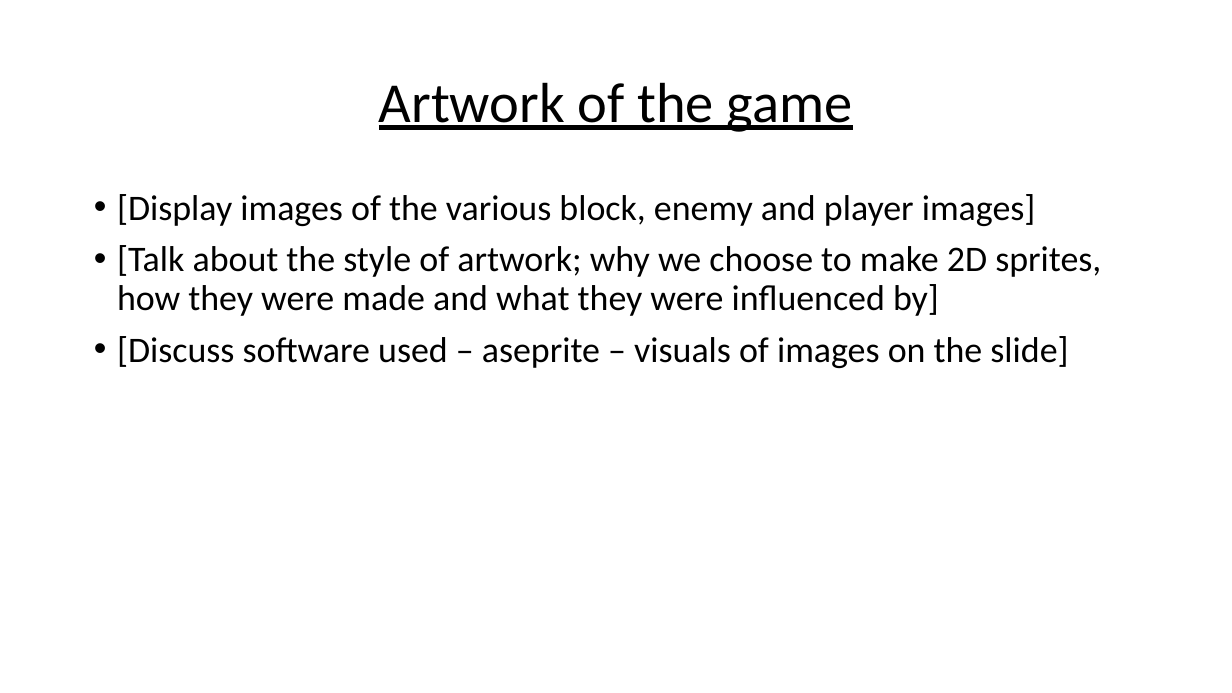
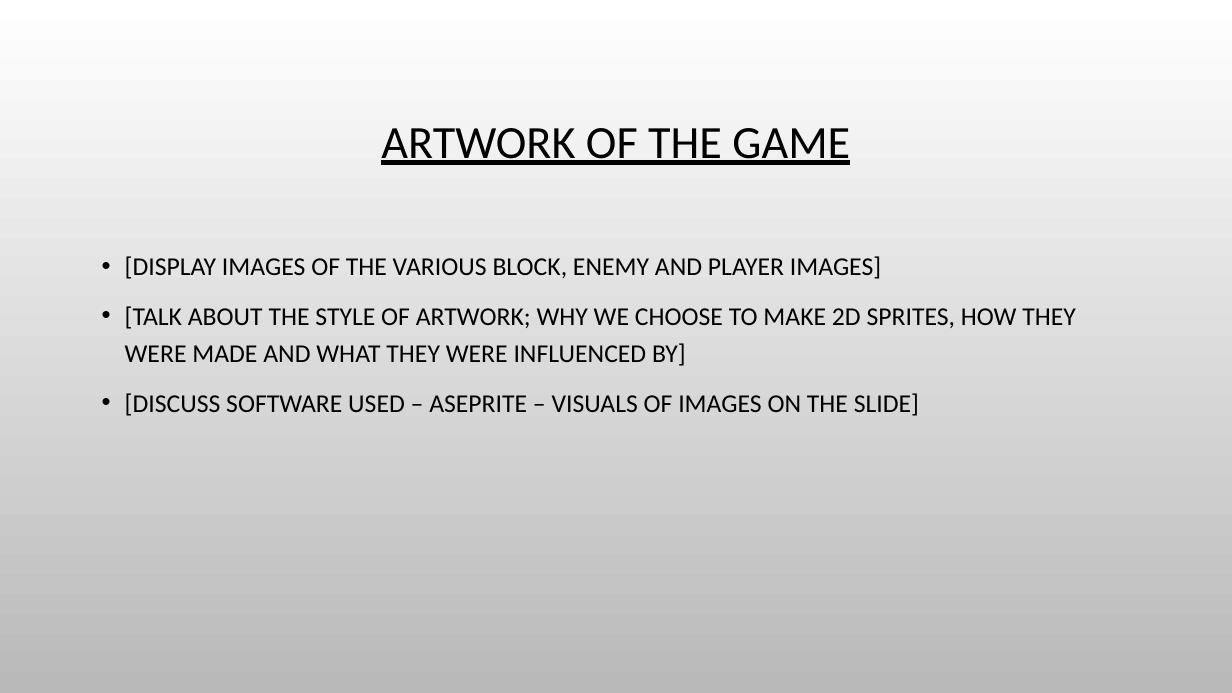
Before and after one commit to chesney85/Year2GameDev, a slide deck: slide 8 of TeamDocs/WordDocs/JelBlob_Presentation_Rough_Idea_Layout.pptx. Drawn at 1232x693 pixels with LibreOffice and Linux fonts; fonts in the diff are those of the drawing; background and template pictures are left out. Boxes give left, top, right and bottom in pixels: in the first picture for what was removed or moved away, otherwise in the second. Text is boxed around its words. In the diff, an @@ line names an element or a change of style, - is before the commit and + after.

```diff
--- a/TeamDocs/WordDocs/JelBlob_Presentation_Rough_Idea_Layout.pptx
+++ b/TeamDocs/WordDocs/JelBlob_Presentation_Rough_Idea_Layout.pptx
@@ background #FFFFFF to picture (left out) @@
@@ title at box(381, 128, 850, 165): text changed; size 44 to 36 pt @@
-Artwork of the game
+ARTWORK OF THE GAME
@@ text at box(125, 256, 1076, 416): text changed; size 28 to 20 pt @@
-• [Display images of the various block, enemy and player images]
-• [Talk about the style of artwork; why we choose to make 2D sprites, how they were made and what they were influenced by]
-• [Discuss software used – aseprite – visuals of images on the slide]
+• [DISPLAY IMAGES OF THE VARIOUS BLOCK, ENEMY AND PLAYER IMAGES]
+• [TALK ABOUT THE STYLE OF ARTWORK; WHY WE CHOOSE TO MAKE 2D SPRITES, HOW THEY WERE MADE AND WHAT THEY WERE INFLUENCED BY]
+• [DISCUSS SOFTWARE USED – ASEPRITE – VISUALS OF IMAGES ON THE SLIDE]
```
Also in this commit, not shown: 12 other slides changed, 2 slides added, 2 slides removed, 1 other file.
